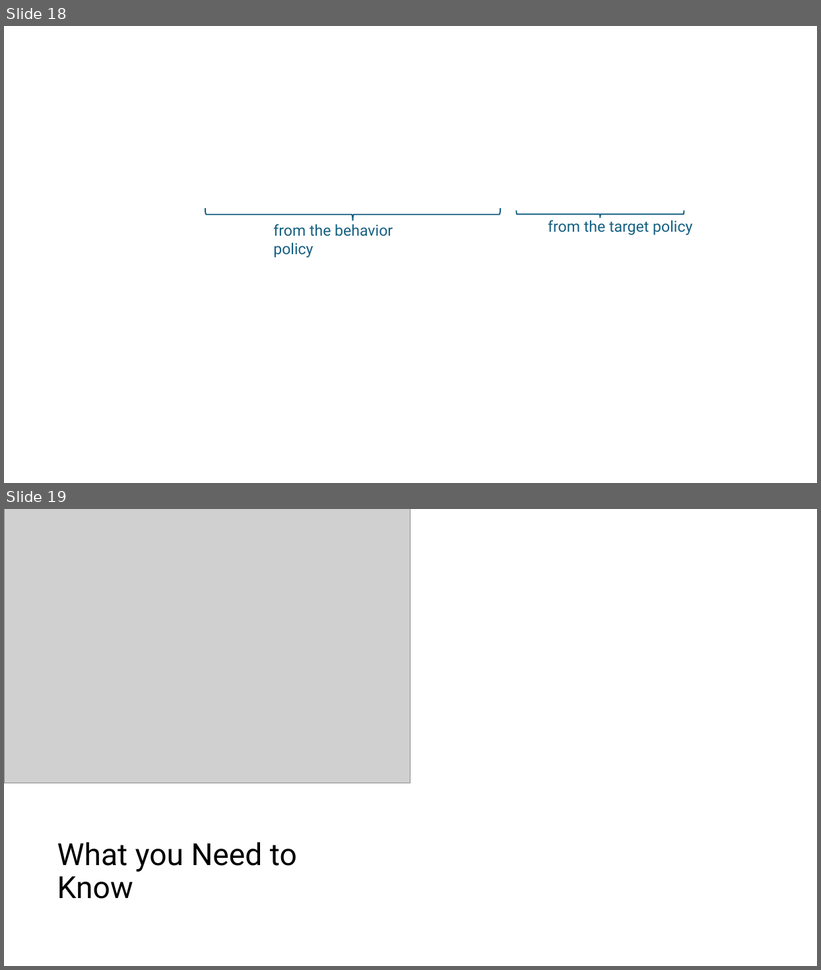
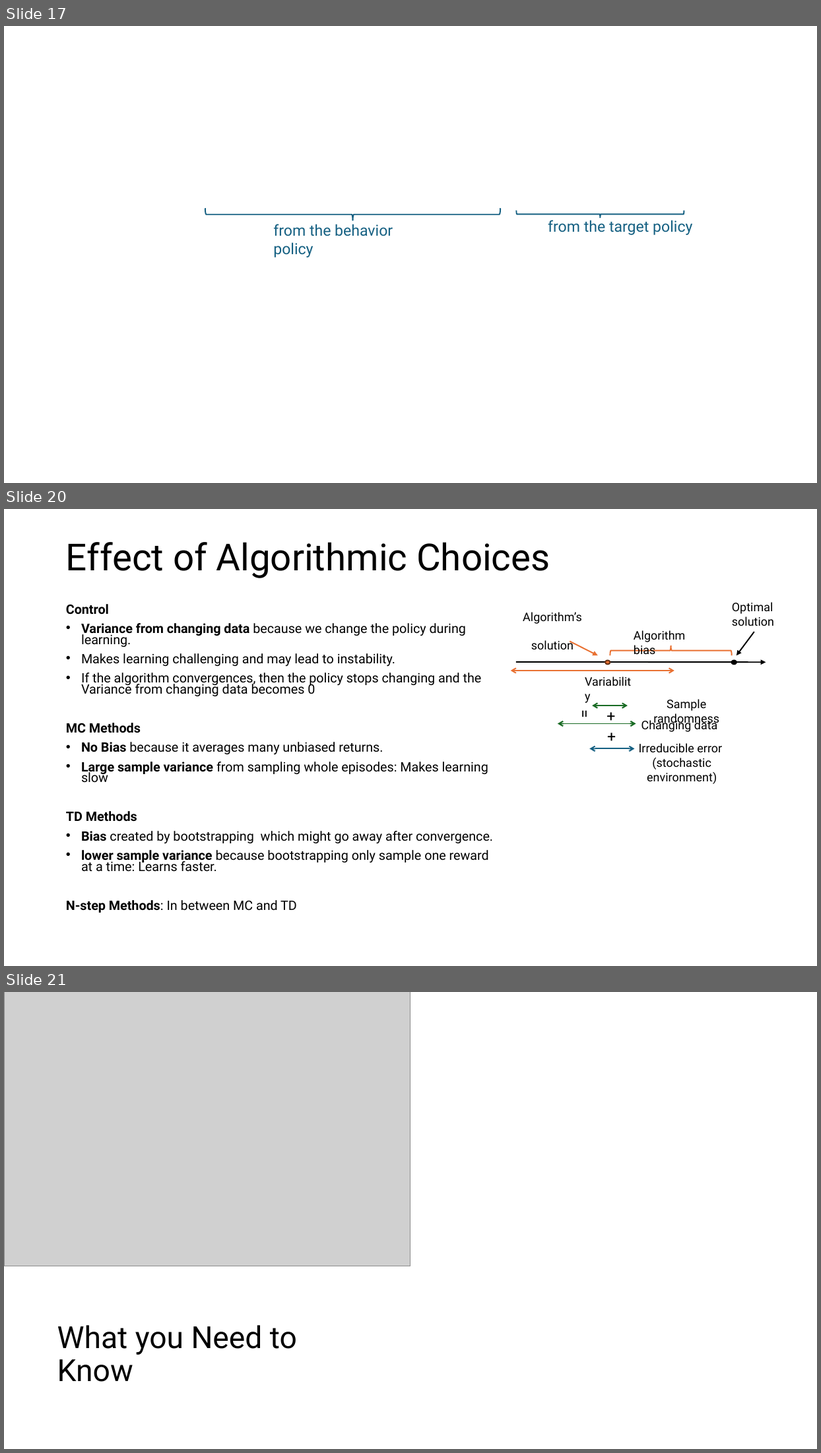
Before and after one commit to mhahsler/Introduction_to_Reinforcement_Learning, a slide deck: slides/Lecture_Chapter07.pptx. Shown one above the other, each under a label of ours: slides 18 and 19 before the commit, slides 17, 20 and 21 after it; the slides between them are not shown. The pictures are 821x970 and 821x1453 pixels, drawn with LibreOffice and Linux fonts; fonts in the diff are those of the drawing; grey boxes stand for pictures. Boxes give left, top, right and bottom in pixels: in the first picture for what was removed or moved away, otherwise in the second. Text is boxed around its words. In the diff, an @@ line names an element or a change of style, - is before the commit and + after.

Commit message:
improved bias vs variance discussion.

```diff
--- a/slides/Lecture_Chapter07.pptx
+++ b/slides/Lecture_Chapter07.pptx
@@ slide 20 added at box(4, 509, 817, 966), background #FFFFFF @@
@@ title added at box(66, 542, 550, 578), 44 pt, text #000000 @@
+Effect of Algorithmic Choices
@@ text added at box(66, 604, 493, 913), 15.4 pt, text #000000 @@
+Control
+• Variance from changing data because we change the policy during learning.
+• Makes learning challenging and may lead to instability.
+• If the algorithm convergences, then the policy stops changing and the Variance from changing data becomes 0
+MC Methods
+• No Bias because it averages many unbiased returns.
+• Large sample variance from sampling whole episodes: Makes learning slow
+TD Methods
+• Bias created by bootstrapping which might go away after convergence.
+• lower sample variance because bootstrapping only sample one reward at a time: Learns faster.
+N-step Methods: In between MC and TD
@@ group added at box(511, 602, 774, 784): 10 texts, 4 double arrows, 3 arrows, 2 ellipses, 1 right brace @@
+Optimal
+solution
+Algorithm’s
+solution
+Algorithm bias
+Variability
+Irreducible error
+(stochastic environment)
++
+=
++
+Sample randomness
+Changing data
@@ what was slide 18 is now slide 17 @@
@@ what was slide 19 is now slide 21 @@
```
Also in this commit, not shown: 2 other slides added, 1 slide removed, 5 other files.
